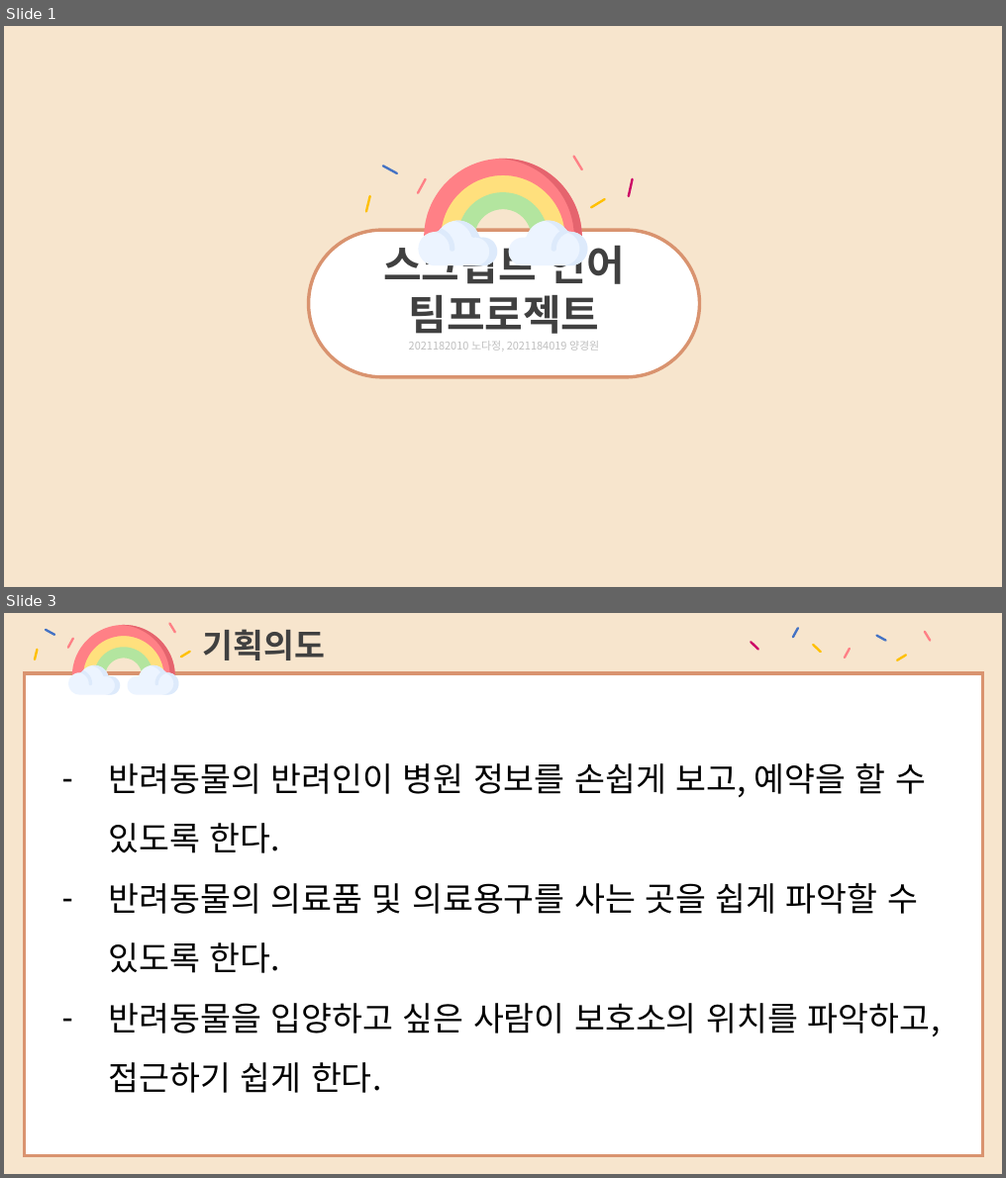
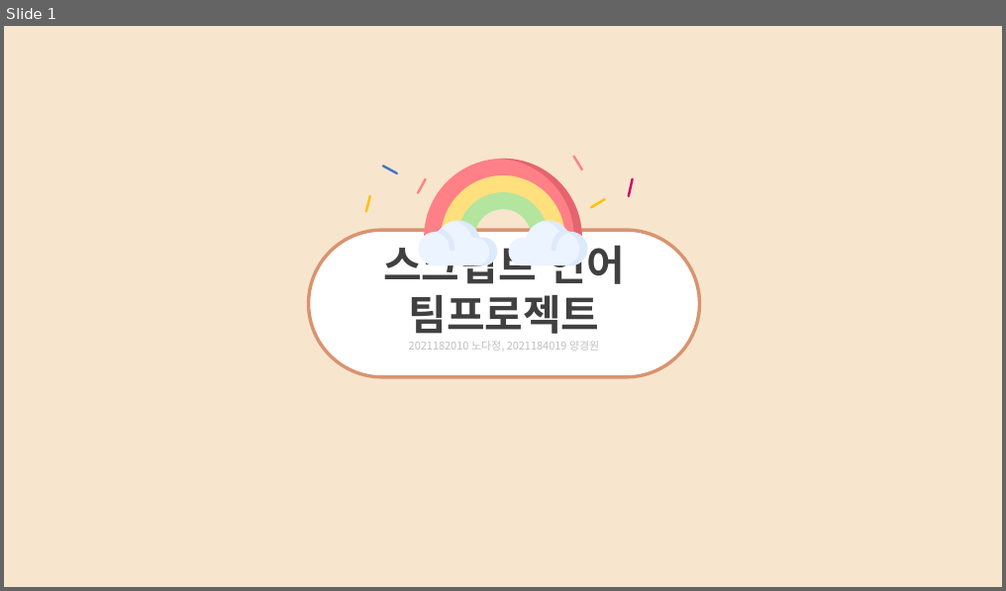
Before and after one commit to Nohdajeong/Pet_Information, a slide deck: 2021182010 노다정, 2021182019 양경원 - 스크립트언어 팀프로젝트 기획ppt.pptx. Shown one above the other, each under a label of ours: slides 1 and 3 before the commit, slide 1 after it; the slides between them are not shown. The pictures are 1006x1178 and 1006x591 pixels, drawn with LibreOffice and Linux fonts; fonts in the diff are those of the drawing. Boxes give left, top, right and bottom in pixels: in the first picture for what was removed or moved away, otherwise in the second. Text is boxed around its words. In the diff, an @@ line names an element or a change of style, - is before the commit and + after.

```diff
--- a/2021182010 노다정, 2021182019 양경원 - 스크립트언어 팀프로젝트 기획ppt.pptx
+++ b/2021182010 노다정, 2021182019 양경원 - 스크립트언어 팀프로젝트 기획ppt.pptx
@@ slide 3 removed at [4, 613, 1002, 1174], background #F7E5CD @@
@@ text removed at [203, 629, 326, 661] @@
-기획의도
@@ group removed at [35, 624, 190, 660]: 5 lines @@
@@ group removed at [68, 625, 179, 694]: 10 freeform shapes @@
@@ group removed at [751, 628, 930, 661]: 7 lines @@
@@ rectangle removed at [24, 673, 982, 1157] @@
@@ text removed at [109, 763, 940, 1093] @@
-– 반려동물의 반려인이 병원 정보를 손쉽게 보고, 예약을 할 수 있도록 한다.
-– 반려동물의 의료품 및 의료용구를 사는 곳을 쉽게 파악할 수
-  있도록 한다.
-– 반려동물을 입양하고 싶은 사람이 보호소의 위치를 파악하고, 접근하기 쉽게 한다.
```
Also in this commit, not shown: 2 slides changed, 3 slides added, 3 other slides removed, 2 other files.
